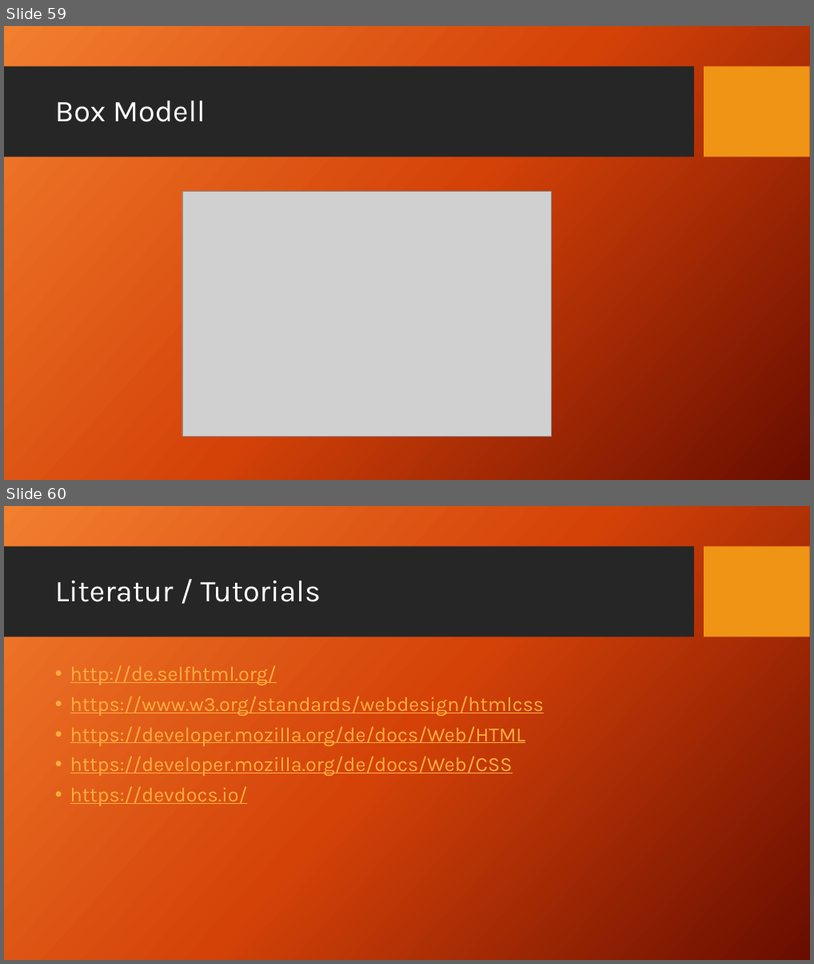
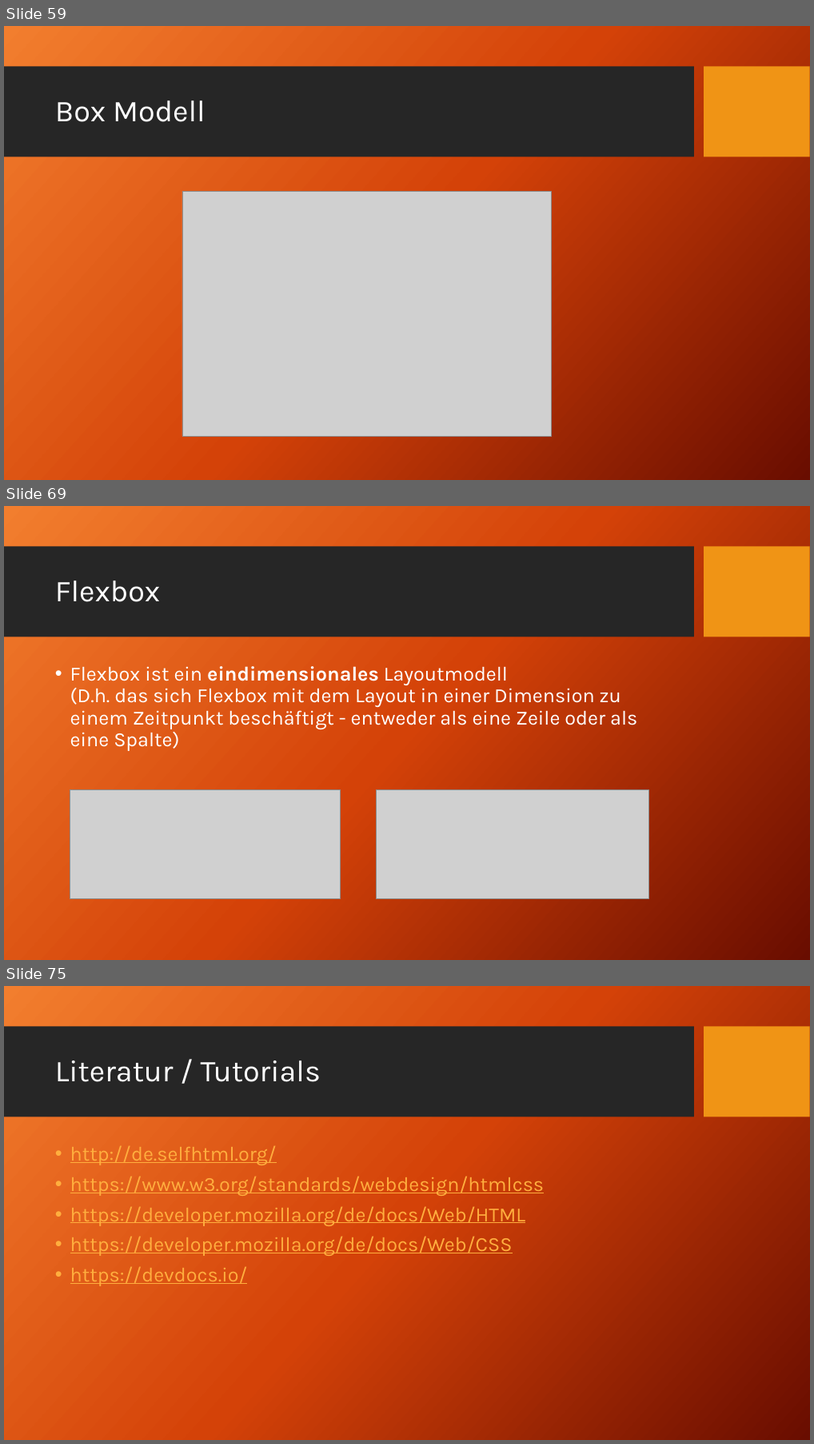
Before and after one commit to TomFrey/htmlCssBasicUebungen, a slide deck: html Schulung.pptx. Shown one above the other, each under a label of ours: slides 59 and 60 before the commit, slides 59, 69 and 75 after it; the slides between them are not shown. The pictures are 814x964 and 814x1444 pixels, drawn with LibreOffice and Linux fonts; fonts in the diff are those of the drawing; grey boxes stand for pictures; background and template pictures are left out. Boxes give left, top, right and bottom in pixels: in the first picture for what was removed or moved away, otherwise in the second. Text is boxed around its words. In the diff, an @@ line names an element or a change of style, - is before the commit and + after.

```diff
--- a/html Schulung.pptx
+++ b/html Schulung.pptx
@@ slide 69 added at (x1=4, y1=506, x2=810, y2=960), background picture (left out); not listed: 2 template elements that a slide beside it also shows @@
@@ title added at (x1=55, y1=580, x2=160, y2=602), 36 pt, text #FFFFFF @@
+Flexbox
@@ text added at (x1=70, y1=666, x2=638, y2=751), 24 pt, text #FFFFFF @@
+• Flexbox ist ein eindimensionales Layoutmodell
+  (D.h. das sich Flexbox mit dem Layout in einer Dimension zu einem Zeitpunkt beschäftigt - entweder als eine Zeile oder als eine Spalte)
@@ picture added at (x1=70, y1=790, x2=340, y2=900) @@
@@ picture added at (x1=376, y1=790, x2=649, y2=900) @@
@@ what was slide 60 is now slide 75 @@
```
Also in this commit, not shown: 14 other slides added.
